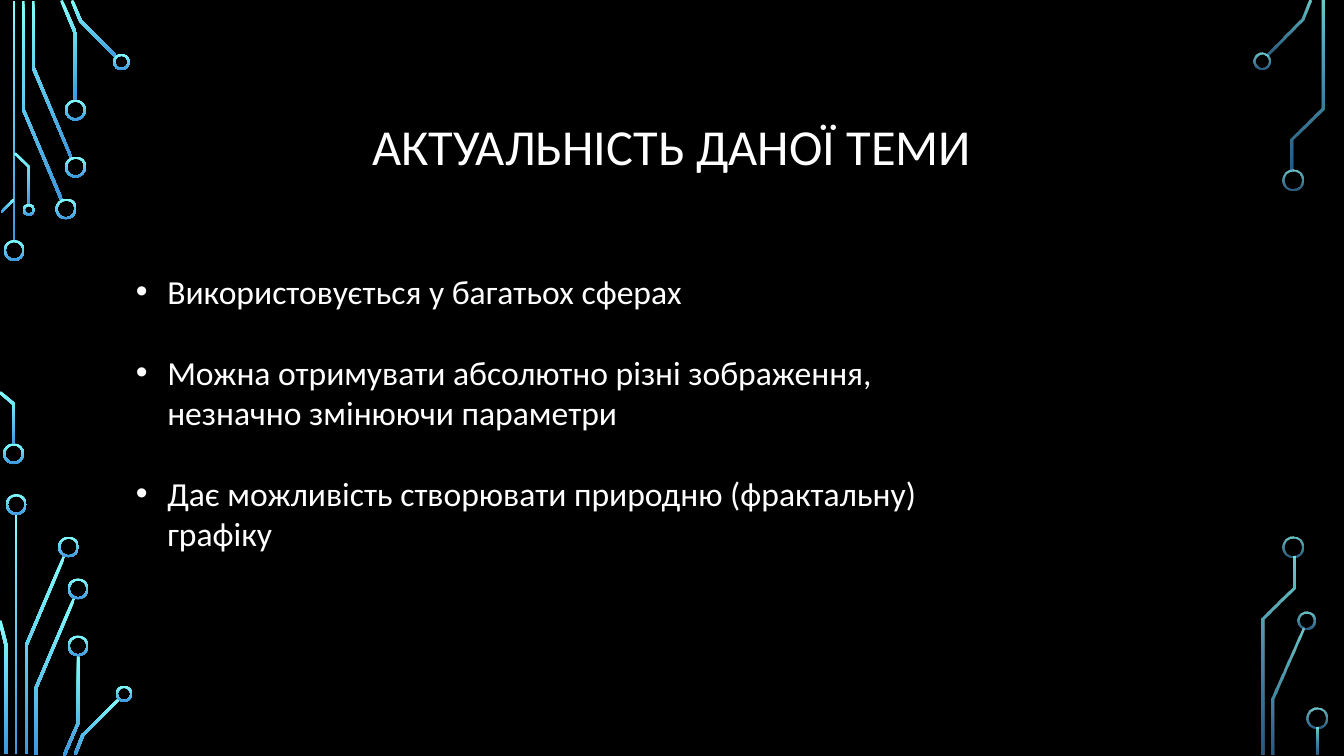
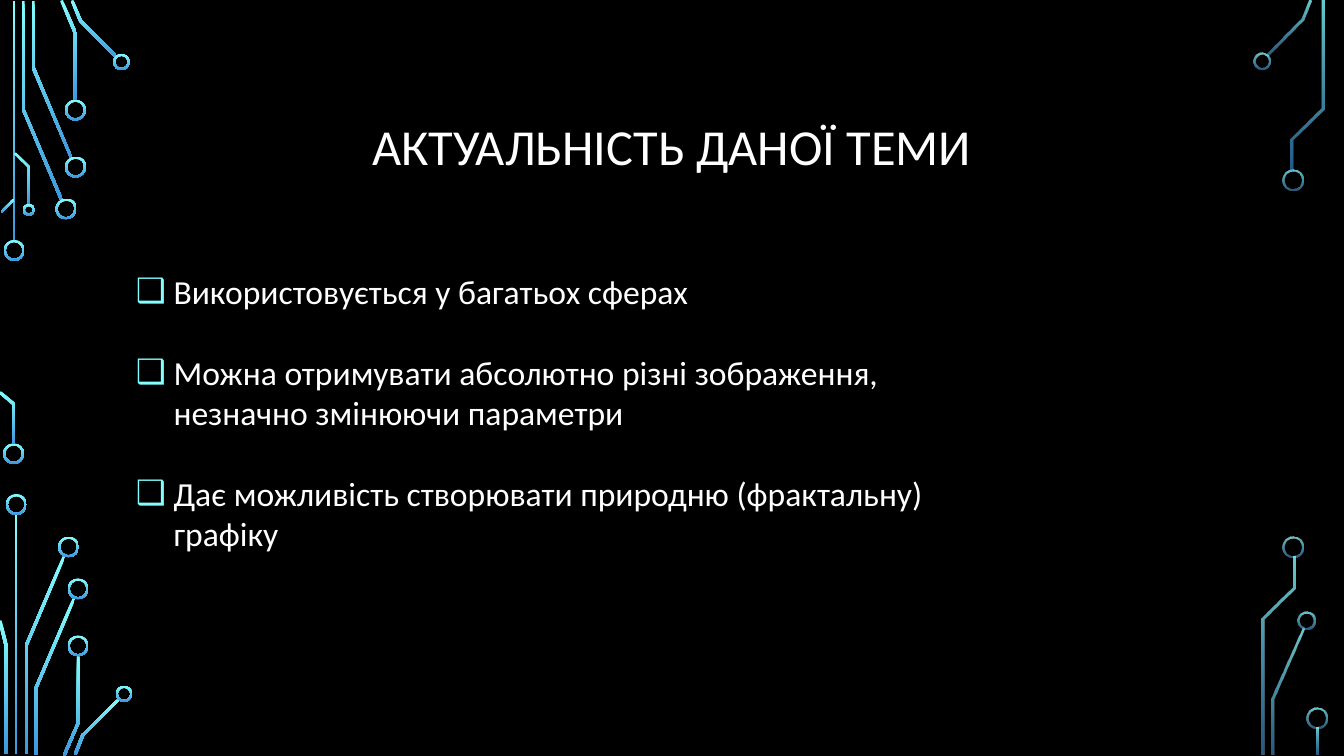
Before and after one commit to Raimhal/Fractator, a slide deck: slide 2 of Курсова презентація.pptx. Drawn at 1344x756 pixels with LibreOffice and Linux fonts; fonts in the diff are those of the drawing; background and template pictures are left out. Boxes give left, top, right and bottom in pixels: in the first picture for what was removed or moved away, otherwise in the second. Text is boxed around its words. In the diff, an @@ line names an element or a change of style, - is before the commit and + after.

```diff
--- a/Курсова презентація.pptx
+++ b/Курсова презентація.pptx
@@ text "Використовується у багатьох сферах" at (174,281,923,552): bullet • to ❑ @@
```
Also in this commit, not shown: 2 other slides changed, 5 slides added, 4 slides removed, 9 other files.
